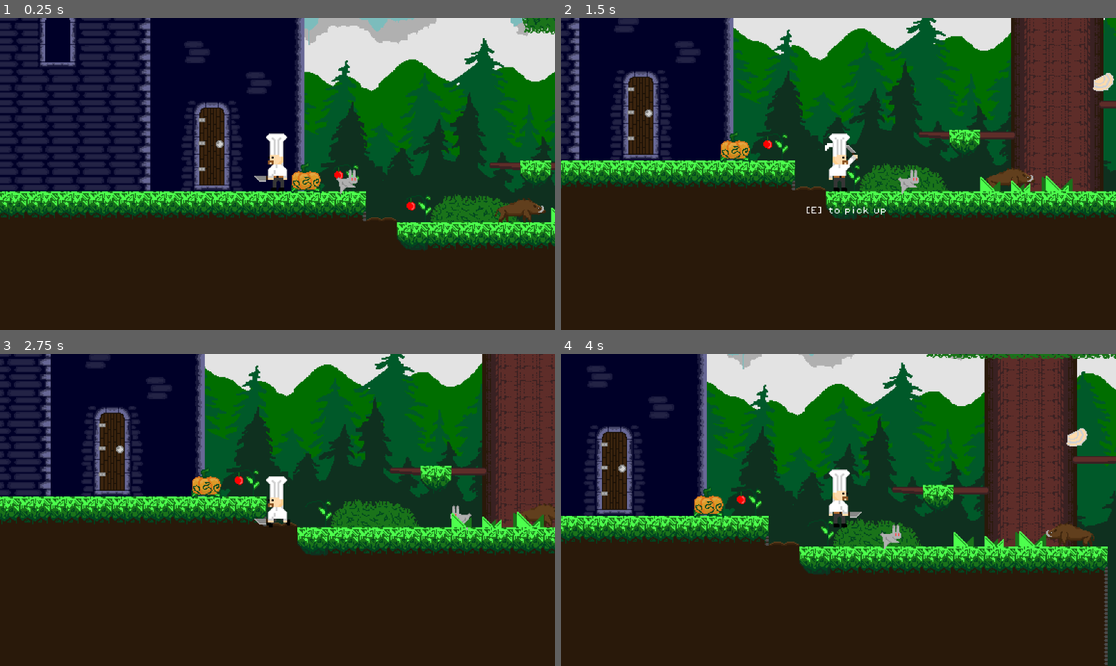
Above: before the commit, frames 1-4 (two rows, left to right).
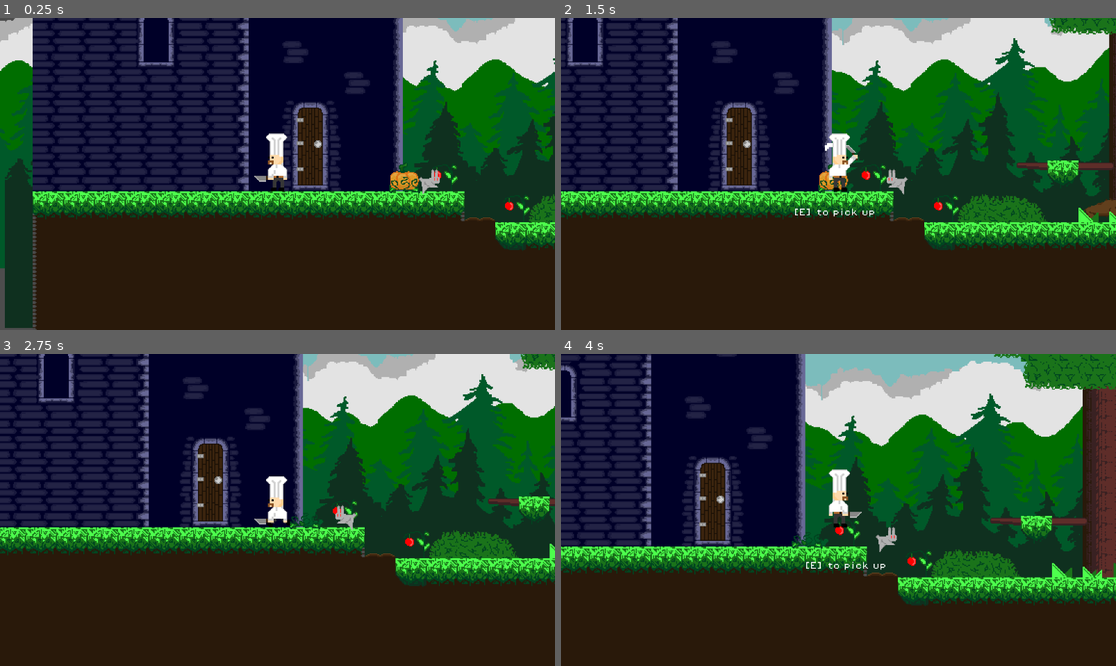
Above: after the commit, the same moments.

Repository: AdamOravecz1/TheKingsDish
Game: Godot game, scene res://Scenes/forest.tscn
The game is run twice, just before and just after one commit, with the same random seed, the same clock (stepped at 60 frames per second) and the same inputs. The engine's default icon, where the game draws it, is replaced by a stand-in: a white triangle on a blue panel in a dark square.
Inputs (mouse positions are in pixels of both pictures, inside the frame that each line leads up to):
- Up to frame 1 (0.25 s): no input
- Up to frame 2 (1.5 s): move the mouse to (960, 158) at 0.52 s; hold D (right) 0.53-1.25 s; hold E (interact) 0.53-1.25 s; click (960, 158) at 0.6 s; tap W (jump) at 0.77 s; drag from (727, 189) to (866, 195) at 1.27 s
- Up to frame 3 (2.75 s): move the mouse to (333, 441) at 2.02 s; hold A (left) from 2.03 s (still down); hold Shift (duck) from 2.03 s (still down); tap E (interact) at 2.3 s
- Up to frame 4 (4 s): release A (left) at 2.75 s; release Shift (duck) at 2.75 s; drag from (810, 572) to (805, 481) at 2.77 s; move the mouse to (1005, 556) at 3.52 s; hold D (right) from 3.53 s (still down); hold E (interact) from 3.53 s (still down); tap W (jump) at 3.77 s

The runs differ from the first frame. In frame 1, 41% of the frame differs, in the area x 0-100%, y 0-100%; in frame 2, 52%; in frame 3, 49%; in frame 4, 58%.

Commit message:
bugfix and dog

Diff:
--- a/Global/global.gd
+++ b/Global/global.gd
@@ -19,7 +19,7 @@
 
 var chest_inv: Dictionary
 
-var recipes: Dictionary = {
+const recipes: Dictionary = {
 	preload("res://inventory/Items/tomato sauce.tres"): ["tomato", "tomato"],
 	preload("res://inventory/Items/rabbit, with pumpkin.tres"): ["rabbit", "pumpkin"]
 }
--- a/Scenes/boar.gd
+++ b/Scenes/boar.gd
@@ -33,6 +33,7 @@
 	player.collect(item)
 	if player.free_inv_slot:
 		remove()
+
 
 func _process(delta):
 	if knockback_duration > 0 and alive:
@@ -73,7 +74,7 @@
 
 func trigger_death():
 	if alive:
-		$Tusk/TuskHitbox.disabled = true
+		$Tusk/TuskHitbox.queue_free()
 		$BoarGraphic.death()
 		$InteractionArea.monitoring = true
 		alive = false
@@ -123,11 +124,11 @@
 	# Apply upward force (positive Y direction in Godot is down, so subtract to go up)
 	knockback_force.y -= 4000.0
 
-
 func _on_charge_timer_timeout():
 	charge = false
 	speed_modifier = 1
-	$Tusk/TuskHitbox.disabled = true
+	if $Tusk/TuskHitbox:
+		$Tusk/TuskHitbox.disabled = true
 
 func _on_tusk_body_entered(body):
 	if body != self and "hit" in body:
--- a/Scenes/boar.tscn
+++ b/Scenes/boar.tscn
@@ -13,7 +13,7 @@
 
 [sub_resource type="CircleShape2D" id="CircleShape2D_8rumn"]
 
-[node name="Boar" groups=["Animal"] instance=ExtResource("1_nlrho")]
+[node name="Boar" instance=ExtResource("1_nlrho")]
 collision_layer = 4
 collision_mask = 21
 script = ExtResource("2_bkvjh")
@@ -42,12 +42,12 @@
 position = Vector2(9, 0)
 
 [node name="Right" type="RayCast2D" parent="WallRays" index="0"]
-position = Vector2(3, 0)
+position = Vector2(4, 5)
 target_position = Vector2(15, 0)
 collision_mask = 5
 
 [node name="Left" type="RayCast2D" parent="WallRays" index="1"]
-position = Vector2(-31, 0)
+position = Vector2(-30, 5)
 target_position = Vector2(-15, 0)
 collision_mask = 5
 
--- a/Scenes/castle.tscn
+++ b/Scenes/castle.tscn
@@ -6,18 +6,28 @@
 [ext_resource type="PackedScene" uid="uid://xxiwk1u3j053" path="res://Scenes/gate.tscn" id="3_78jt2"]
 [ext_resource type="Script" path="res://inventory/inventory.gd" id="3_cdx2i"]
 [ext_resource type="PackedScene" uid="uid://c63m3ewwfden1" path="res://Scenes/cauldron.tscn" id="4_pn5oe"]
+[ext_resource type="PackedScene" uid="uid://ba3xtfmksofnn" path="res://Scenes/dog.tscn" id="5_mingg"]
+[ext_resource type="Script" path="res://inventory/Inv_slot.gd" id="6_gts25"]
 
 [sub_resource type="Resource" id="Resource_djk16"]
 script = ExtResource("3_cdx2i")
-slots = Array[Resource("res://inventory/Inv_slot.gd")]([])
+slots = Array[ExtResource("6_gts25")]([])
 
 [sub_resource type="Resource" id="Resource_o2m3k"]
 script = ExtResource("3_cdx2i")
-slots = Array[Resource("res://inventory/Inv_slot.gd")]([])
+slots = Array[ExtResource("6_gts25")]([])
 
 [sub_resource type="Resource" id="Resource_smqa3"]
 script = ExtResource("3_cdx2i")
-slots = Array[Resource("res://inventory/Inv_slot.gd")]([])
+slots = Array[ExtResource("6_gts25")]([])
+
+[sub_resource type="Resource" id="Resource_a0p7r"]
+script = ExtResource("6_gts25")
+amount = 0
+
+[sub_resource type="Resource" id="Resource_q65f3"]
+script = ExtResource("3_cdx2i")
+slots = Array[ExtResource("6_gts25")]([SubResource("Resource_a0p7r")])
 
 [node name="Castle" instance=ExtResource("1_ktjp5")]
 
@@ -42,6 +52,11 @@
 inv = SubResource("Resource_smqa3")
 chest_name = "Cauldron1"
 
+[node name="Dog" parent="Main/Objects" index="3" instance=ExtResource("5_mingg")]
+position = Vector2(221, 16)
+inv = SubResource("Resource_q65f3")
+chest_name = "Dog1"
+
 [node name="Player" parent="Main/Entities" index="0" instance=ExtResource("2_11o3y")]
 position = Vector2(118, 7)
 
--- /dev/null
+++ b/Scenes/dog.gd
@@ -0,0 +1,72 @@
+extends Area2D
+
+@export var inv: Inv
+@export var chest_name: String  # A unique identifier for this chest
+
+@onready var interaction_area: InteractionArea = $InteractionArea
+@onready var playerinv = get_tree().get_first_node_in_group("PlayerInv")
+@onready var dogInv = $CanvasLayer/Dog_UI
+@onready var player = get_tree().get_first_node_in_group("Player")
+@onready var main = get_tree().current_scene
+var is_open := false
+
+func _process(delta):
+	if Input.is_action_just_pressed("inventory") and is_open:
+		_opened()
+	if is_open:
+		if inv.slots[0].item:
+			inv.initialize_inv(1)
+			play_animation()
+
+
+func _ready():
+	close()
+	if Global.chest_inv.has(chest_name):
+		# Assuming Global.chest_inv[chest_name][0] is a path to the resource
+		var inv_resource_path = Global.chest_inv[chest_name]
+		inv = inv_resource_path
+	else:
+		inv.initialize_inv(1)
+	dogInv.inv = inv
+	dogInv._ready()
+	interaction_area.interact = Callable(self, "_opened")
+
+
+func _opened():
+	if is_open:
+		main.close()
+		close()
+	else:
+		playerinv.position.x = 300
+		main.open()
+		open()
+
+func _on_tree_exited():
+	if inv != null:
+		# Save the Inv instance to the global dictionary
+		Global.chest_inv[chest_name] = inv
+		print("Inventory saved to global dictionary with key: ", chest_name)
+
+func open():
+	dogInv.visible = true
+	playerinv.visible = true
+	is_open = true
+
+func close():
+	dogInv.visible = false
+	playerinv.visible = false
+	is_open = false
+
+func play_animation():
+	$Head.play("eat")
+
+
+
+
+func _on_body_exited(body):
+	close()
+	main.close()
+
+
+func _on_head_animation_finished():
+	$Head.play("sleep")
--- /dev/null
+++ b/Scenes/dog.tscn
@@ -0,0 +1,124 @@
+[gd_scene load_steps=17 format=3 uid="uid://ba3xtfmksofnn"]
+
+[ext_resource type="PackedScene" uid="uid://b5l7nm22qv6uc" path="res://Scenes/interaction_area.tscn" id="1_fk67m"]
+[ext_resource type="Script" path="res://Scenes/dog.gd" id="1_ok3hn"]
+[ext_resource type="Texture2D" uid="uid://db52fplqiaw7b" path="res://Sprites/Dog3.png" id="2_wwthl"]
+[ext_resource type="PackedScene" uid="uid://btvyfgy15e8nn" path="res://Scenes/dog_ui.tscn" id="3_m25ik"]
+
+[sub_resource type="CircleShape2D" id="CircleShape2D_tp6ql"]
+radius = 32.0156
+
+[sub_resource type="CircleShape2D" id="CircleShape2D_6wljd"]
+radius = 32.0156
+
+[sub_resource type="AtlasTexture" id="AtlasTexture_8d13v"]
+atlas = ExtResource("2_wwthl")
+region = Rect2(32, 0, 32, 32)
+
+[sub_resource type="AtlasTexture" id="AtlasTexture_lcbs0"]
+atlas = ExtResource("2_wwthl")
+region = Rect2(64, 0, 32, 32)
+
+[sub_resource type="AtlasTexture" id="AtlasTexture_1nc14"]
+atlas = ExtResource("2_wwthl")
+region = Rect2(32, 0, 32, 32)
+
+[sub_resource type="AtlasTexture" id="AtlasTexture_cccrj"]
+atlas = ExtResource("2_wwthl")
+region = Rect2(64, 0, 32, 32)
+
+[sub_resource type="AtlasTexture" id="AtlasTexture_6kjn0"]
+atlas = ExtResource("2_wwthl")
+region = Rect2(32, 0, 32, 32)
+
+[sub_resource type="AtlasTexture" id="AtlasTexture_7hpp1"]
+atlas = ExtResource("2_wwthl")
+region = Rect2(64, 0, 32, 32)
+
+[sub_resource type="AtlasTexture" id="AtlasTexture_6twjm"]
+atlas = ExtResource("2_wwthl")
+region = Rect2(0, 0, 32, 32)
+
+[sub_resource type="SpriteFrames" id="SpriteFrames_tf4xp"]
+animations = [{
+"frames": [{
+"duration": 4.0,
+"texture": SubResource("AtlasTexture_8d13v")
+}, {
+"duration": 1.0,
+"texture": SubResource("AtlasTexture_lcbs0")
+}, {
+"duration": 1.0,
+"texture": SubResource("AtlasTexture_1nc14")
+}, {
+"duration": 1.0,
+"texture": SubResource("AtlasTexture_cccrj")
+}, {
+"duration": 1.0,
+"texture": SubResource("AtlasTexture_6kjn0")
+}, {
+"duration": 1.0,
+"texture": SubResource("AtlasTexture_7hpp1")
+}],
+"loop": false,
+"name": &"eat",
+"speed": 5.0
+}, {
+"frames": [{
+"duration": 1.0,
+"texture": SubResource("AtlasTexture_6twjm")
+}],
+"loop": true,
+"name": &"sleep",
+"speed": 5.0
+}]
+
+[sub_resource type="AtlasTexture" id="AtlasTexture_8yd77"]
+atlas = ExtResource("2_wwthl")
+region = Rect2(0, 32, 32, 32)
+
+[sub_resource type="SpriteFrames" id="SpriteFrames_m204x"]
+animations = [{
+"frames": [{
+"duration": 1.0,
+"texture": SubResource("AtlasTexture_8yd77")
+}],
+"loop": true,
+"name": &"rest",
+"speed": 5.0
+}]
+
+[node name="Dog" type="Area2D"]
+collision_layer = 0
+collision_mask = 2
+script = ExtResource("1_ok3hn")
+
+[node name="InteractionArea" parent="." instance=ExtResource("1_fk67m")]
+action_name = "feed"
+
+[node name="CollisionShape2D" type="CollisionShape2D" parent="InteractionArea"]
+position = Vector2(-12, 0)
+shape = SubResource("CircleShape2D_tp6ql")
+
+[node name="CollisionShape2D" type="CollisionShape2D" parent="."]
+position = Vector2(-12, 0)
+shape = SubResource("CircleShape2D_6wljd")
+
+[node name="CanvasLayer" type="CanvasLayer" parent="."]
+
+[node name="Dog_UI" parent="CanvasLayer" instance=ExtResource("3_m25ik")]
+
+[node name="Head" type="AnimatedSprite2D" parent="."]
+sprite_frames = SubResource("SpriteFrames_tf4xp")
+animation = &"eat"
+autoplay = "sleep"
+frame = 5
+frame_progress = 1.0
+
+[node name="Tail" type="AnimatedSprite2D" parent="."]
+position = Vector2(32, 0)
+sprite_frames = SubResource("SpriteFrames_m204x")
+animation = &"rest"
+
+[connection signal="body_exited" from="." to="." method="_on_body_exited"]
+[connection signal="animation_finished" from="Head" to="." method="_on_head_animation_finished"]
--- /dev/null
+++ b/Scenes/dog_ui.tscn
@@ -0,0 +1,43 @@
+[gd_scene load_steps=4 format=3 uid="uid://btvyfgy15e8nn"]
+
+[ext_resource type="Script" path="res://inventory/inv_ui.gd" id="1_sudeu"]
+[ext_resource type="Texture2D" uid="uid://c7o3w21ptie3l" path="res://Sprites/DogBowl.png" id="2_fv278"]
+[ext_resource type="PackedScene" uid="uid://bv6u1rmhe8lay" path="res://inventory/inv_ui_slot.tscn" id="3_2eqhv"]
+
+[node name="Dog_UI" type="Control"]
+layout_mode = 3
+anchors_preset = 14
+anchor_top = 0.5
+anchor_right = 1.0
+anchor_bottom = 0.5
+offset_left = 609.0
+offset_top = -253.0
+offset_right = -312.0
+offset_bottom = -36.0
+grow_horizontal = 2
+grow_vertical = 2
+script = ExtResource("1_sudeu")
+
+[node name="Button" type="Button" parent="."]
+modulate = Color(1, 1, 1, 0)
+layout_mode = 0
+offset_right = 231.0
+offset_bottom = 217.0
+
+[node name="NinePatchRect" type="NinePatchRect" parent="."]
+layout_mode = 0
+offset_right = 231.0
+offset_bottom = 217.0
+texture = ExtResource("2_fv278")
+
+[node name="GridContainer" type="GridContainer" parent="NinePatchRect"]
+layout_mode = 0
+offset_left = 103.0
+offset_top = 96.0
+offset_right = 135.0
+offset_bottom = 128.0
+
+[node name="Inv_UI_Slot" parent="NinePatchRect/GridContainer" instance=ExtResource("3_2eqhv")]
+layout_mode = 2
+
+[connection signal="pressed" from="Button" to="." method="_on_button_pressed"]
--- a/Scenes/entity.gd
+++ b/Scenes/entity.gd
@@ -3,6 +3,13 @@
 
 signal shoot(pos, dir, bullet_type)
 signal knock_back(pos, force)
+
+const animals: Dictionary = {
+	"Player": "res://Scenes/player.tscn",
+	"Rabbit": "res://Scenes/rabbit.tscn",
+	"Boar": "res://Scenes/boar.tscn",
+	"Entity": "res://Scenes/entity.tscn"
+}
 
 var alive := true
 var health := 0:
@@ -23,14 +30,18 @@
 	# Load and instance the scene dynamically
 	var entity_scene = load("res://Scenes/entity.tscn")  # Load the scene
 	var entity_instance = entity_scene.instantiate()  # Create an instance of the scene
-
+	var index = get_index()
+	entity_instance.health = -10000
 	# Add the new entity instance to the parent
 	get_parent().add_child(entity_instance)
+	get_parent().move_child(entity_instance, index)
+
 	queue_free()
 
 func setup(data):
-	if data[2] == 0:
+	if data[2] == -10000:
 		remove()
+
 	if self.is_in_group("Animal"):
 		if data[0][1] > 9000:
 			position.x = data[0][0]
--- a/Scenes/entity.tscn
+++ b/Scenes/entity.tscn
@@ -2,7 +2,7 @@
 
 [ext_resource type="Script" path="res://Scenes/entity.gd" id="1_i6hnx"]
 
-[node name="Entity" type="CharacterBody2D"]
+[node name="Entity" type="CharacterBody2D" groups=["Animal"]]
 script = ExtResource("1_i6hnx")
 
 [node name="CollisionShape2D" type="CollisionShape2D" parent="."]
--- a/Scenes/forest.tscn
+++ b/Scenes/forest.tscn
@@ -131,7 +131,7 @@
 type = 2
 
 [node name="Player" parent="Main/Entities" index="0" instance=ExtResource("2_5uack")]
-position = Vector2(-252, -58)
+position = Vector2(-354, -58)
 
 [node name="Boar" parent="Main/Entities" index="1" instance=ExtResource("11_m5di3")]
 position = Vector2(-15, -19)
--- a/Scenes/level.gd
+++ b/Scenes/level.gd
@@ -12,14 +12,16 @@
 
 func _ready():
 	var scene_name = get_tree().current_scene.name
+	var entity_names: Array
 	print(scene_name)
 	print(Global.animal_data)
 	for i in $Main/Entities.get_child_count():
-		var entity = $Main/Entities.get_child(i)
-		if entity.has_signal("shoot"):
-			entity.connect("shoot", create_bolt)
+		entity_names.append($Main/Entities.get_child(i))
+	for i in $Main/Entities.get_child_count():
 		if scene_name in Global.animal_data:
-			entity.setup(Global.animal_data[scene_name][i])
+			entity_names[i].setup(Global.animal_data[scene_name][i])
+		if entity_names[i].has_signal("shoot"):
+			entity_names[i].connect("shoot", create_bolt)
 	for i in $Main/Vega.get_child_count():
 		var vega = $Main/Vega.get_child(i)
 		if scene_name in Global.vega_data:
@@ -35,7 +37,7 @@
 func _exit_tree():
 	var current_animal_data: Array
 	for entity in $Main/Entities.get_children():
-		current_animal_data.append([entity.position, entity.velocity, entity.health])
+		current_animal_data.append([entity.position, entity.velocity, entity.health, entity.name])
 	var current_vega_data: Array
 	for vega in $Main/Vega.get_children():
 		current_vega_data.append(vega.harvested)
--- a/Scenes/player_graphics.tscn
+++ b/Scenes/player_graphics.tscn
@@ -140,8 +140,7 @@
 [sub_resource type="RectangleShape2D" id="RectangleShape2D_jcx2e"]
 size = Vector2(14, 8)
 
-[sub_resource type="Animation" id="Animation_dqv0b"]
-resource_name = "hit"
+[sub_resource type="Animation" id="Animation_6obyc"]
 tracks/0/type = "value"
 tracks/0/imported = false
 tracks/0/enabled = true
@@ -152,7 +151,7 @@
 "times": PackedFloat32Array(0, 0.25, 0.5, 0.75, 1),
 "transitions": PackedFloat32Array(1, 1, 1, 1, 1),
 "update": 0,
-"values": [Vector2(9, -13), Vector2(3, -16), Vector2(-13, -10), Vector2(-20, -4), Vector2(-18, 21)]
+"values": [Vector2(-9, -12), Vector2(-2, -15), Vector2(12, -12), Vector2(20, -3), Vector2(17, 21)]
 }
 tracks/1/type = "value"
 tracks/1/imported = false
@@ -164,10 +163,11 @@
 "times": PackedFloat32Array(0, 0.25, 0.5, 0.75, 1),
 "transitions": PackedFloat32Array(1, 1, 1, 1, 1),
 "update": 0,
-"values": [0.76592, -0.689632, -0.762884, -1.56993, -3.14098]
-}
-
-[sub_resource type="Animation" id="Animation_6obyc"]
+"values": [-0.773351, 0.774311, 0.814462, 1.57115, 3.14171]
+}
+
+[sub_resource type="Animation" id="Animation_dqv0b"]
+resource_name = "hit"
 tracks/0/type = "value"
 tracks/0/imported = false
 tracks/0/enabled = true
@@ -178,7 +178,7 @@
 "times": PackedFloat32Array(0, 0.25, 0.5, 0.75, 1),
 "transitions": PackedFloat32Array(1, 1, 1, 1, 1),
 "update": 0,
-"values": [Vector2(-9, -12), Vector2(-2, -15), Vector2(12, -12), Vector2(20, -3), Vector2(17, 21)]
+"values": [Vector2(9, -13), Vector2(3, -16), Vector2(-13, -10), Vector2(-20, -4), Vector2(-18, 21)]
 }
 tracks/1/type = "value"
 tracks/1/imported = false
@@ -190,40 +190,13 @@
 "times": PackedFloat32Array(0, 0.25, 0.5, 0.75, 1),
 "transitions": PackedFloat32Array(1, 1, 1, 1, 1),
 "update": 0,
-"values": [-0.773351, 0.774311, 0.814462, 1.57115, 3.14171]
+"values": [0.76592, -0.689632, -0.762884, -1.56993, -3.14098]
 }
 
 [sub_resource type="AnimationLibrary" id="AnimationLibrary_wsj8w"]
 _data = {
 "RESET": SubResource("Animation_6obyc"),
 "hit": SubResource("Animation_dqv0b")
-}
-
-[sub_resource type="Animation" id="Animation_0nnbi"]
-resource_name = "hitright"
-tracks/0/type = "value"
-tracks/0/imported = false
-tracks/0/enabled = true
-tracks/0/path = NodePath(".:position")
-tracks/0/interp = 1
-tracks/0/loop_wrap = true
-tracks/0/keys = {
-"times": PackedFloat32Array(0, 0.25, 0.5, 0.75, 1),
-"transitions": PackedFloat32Array(1, 1, 1, 1, 1),
-"update": 0,
-"values": [Vector2(-7, -11), Vector2(-1, -13), Vector2(12, -10), Vector2(20, -4), Vector2(18, 20)]
-}
-tracks/1/type = "value"
-tracks/1/imported = false
-tracks/1/enabled = true
-tracks/1/path = NodePath(".:rotation")
-tracks/1/interp = 1
-tracks/1/loop_wrap = true
-tracks/1/keys = {
-"times": PackedFloat32Array(0, 0.25, 0.5, 0.75, 1),
-"transitions": PackedFloat32Array(1, 1, 1, 1, 1),
-"update": 0,
-"values": [-3.92746, -2.54888, -2.12927, -1.57107, 0.0]
 }
 
 [sub_resource type="Animation" id="Animation_j3qum"]
@@ -253,6 +226,33 @@
 "values": [-3.92746]
 }
 
+[sub_resource type="Animation" id="Animation_0nnbi"]
+resource_name = "hitright"
+tracks/0/type = "value"
+tracks/0/imported = false
+tracks/0/enabled = true
+tracks/0/path = NodePath(".:position")
+tracks/0/interp = 1
+tracks/0/loop_wrap = true
+tracks/0/keys = {
+"times": PackedFloat32Array(0, 0.25, 0.5, 0.75, 1),
+"transitions": PackedFloat32Array(1, 1, 1, 1, 1),
+"update": 0,
+"values": [Vector2(-7, -11), Vector2(-1, -13), Vector2(12, -10), Vector2(20, -4), Vector2(18, 20)]
+}
+tracks/1/type = "value"
+tracks/1/imported = false
+tracks/1/enabled = true
+tracks/1/path = NodePath(".:rotation")
+tracks/1/interp = 1
+tracks/1/loop_wrap = true
+tracks/1/keys = {
+"times": PackedFloat32Array(0, 0.25, 0.5, 0.75, 1),
+"transitions": PackedFloat32Array(1, 1, 1, 1, 1),
+"update": 0,
+"values": [-3.92746, -2.54888, -2.12927, -1.57107, 0.0]
+}
+
 [sub_resource type="AnimationLibrary" id="AnimationLibrary_yu7rs"]
 _data = {
 "RESET": SubResource("Animation_j3qum"),
@@ -262,6 +262,21 @@
 [sub_resource type="CircleShape2D" id="CircleShape2D_6k3o3"]
 radius = 8.0
 
+[sub_resource type="Animation" id="Animation_4dlti"]
+length = 0.001
+tracks/0/type = "value"
+tracks/0/imported = false
+tracks/0/enabled = true
+tracks/0/path = NodePath("..:position")
+tracks/0/interp = 1
+tracks/0/loop_wrap = true
+tracks/0/keys = {
+"times": PackedFloat32Array(0),
+"transitions": PackedFloat32Array(1),
+"update": 0,
+"values": [Vector2(14, -20)]
+}
+
 [sub_resource type="Animation" id="Animation_41p1n"]
 resource_name = "hit"
 tracks/0/type = "value"
@@ -275,21 +290,6 @@
 "transitions": PackedFloat32Array(1, 1, 1, 1, 1),
 "update": 0,
 "values": [Vector2(14, -20), Vector2(6, -22), Vector2(-4, -20), Vector2(-21, -16), Vector2(-26, 20)]
-}
-
-[sub_resource type="Animation" id="Animation_4dlti"]
-length = 0.001
-tracks/0/type = "value"
-tracks/0/imported = false
-tracks/0/enabled = true
-tracks/0/path = NodePath("..:position")
-tracks/0/interp = 1
-tracks/0/loop_wrap = true
-tracks/0/keys = {
-"times": PackedFloat32Array(0),
-"transitions": PackedFloat32Array(1),
-"update": 0,
-"values": [Vector2(14, -20)]
 }
 
 [sub_resource type="AnimationLibrary" id="AnimationLibrary_bqppo"]
@@ -298,6 +298,21 @@
 "hit": SubResource("Animation_41p1n")
 }
 
+[sub_resource type="Animation" id="Animation_u7d6t"]
+length = 0.001
+tracks/0/type = "value"
+tracks/0/imported = false
+tracks/0/enabled = true
+tracks/0/path = NodePath(".:position")
+tracks/0/interp = 1
+tracks/0/loop_wrap = true
+tracks/0/keys = {
+"times": PackedFloat32Array(0),
+"transitions": PackedFloat32Array(1),
+"update": 0,
+"values": [Vector2(-12, -20)]
+}
+
 [sub_resource type="Animation" id="Animation_bhida"]
 resource_name = "hitright"
 tracks/0/type = "value"
@@ -311,21 +326,6 @@
 "transitions": PackedFloat32Array(1, 1, 1, 1, 1),
 "update": 0,
 "values": [Vector2(-12, -20), Vector2(-6, -22), Vector2(2, -20), Vector2(20, -16), Vector2(26, 20)]
-}
-
-[sub_resource type="Animation" id="Animation_u7d6t"]
-length = 0.001
-tracks/0/type = "value"
-tracks/0/imported = false
-tracks/0/enabled = true
-tracks/0/path = NodePath(".:position")
-tracks/0/interp = 1
-tracks/0/loop_wrap = true
-tracks/0/keys = {
-"times": PackedFloat32Array(0),
-"transitions": PackedFloat32Array(1),
-"update": 0,
-"values": [Vector2(-12, -20)]
 }
 
 [sub_resource type="AnimationLibrary" id="AnimationLibrary_isbo1"]
--- a/Scenes/rabbit.tscn
+++ b/Scenes/rabbit.tscn
@@ -60,7 +60,7 @@
 [sub_resource type="CircleShape2D" id="CircleShape2D_uk3hp"]
 radius = 16.0312
 
-[node name="Rabbit" groups=["Animal"] instance=ExtResource("1_gn3r3")]
+[node name="Rabbit" instance=ExtResource("1_gn3r3")]
 collision_layer = 4
 collision_mask = 21
 script = ExtResource("2_pnegx")
Not shown: 1 places in Scenes/castle.tscn that only renumber resources
Not shown: 1 places in Scenes/cauldron_ui.tscn that only renumber resources
Binary file added: Sprites/Dog.png
Not shown, added: Sprites/Dog.png.import
Binary file added: Sprites/Dog2.png
Not shown, added: Sprites/Dog2.png.import
Binary file added: Sprites/Dog3.png
Not shown, added: Sprites/Dog3.png.import
Binary file added: Sprites/DogBowl.png
Not shown, added: Sprites/DogBowl.png.import
Not shown, changed: green_button.tres
